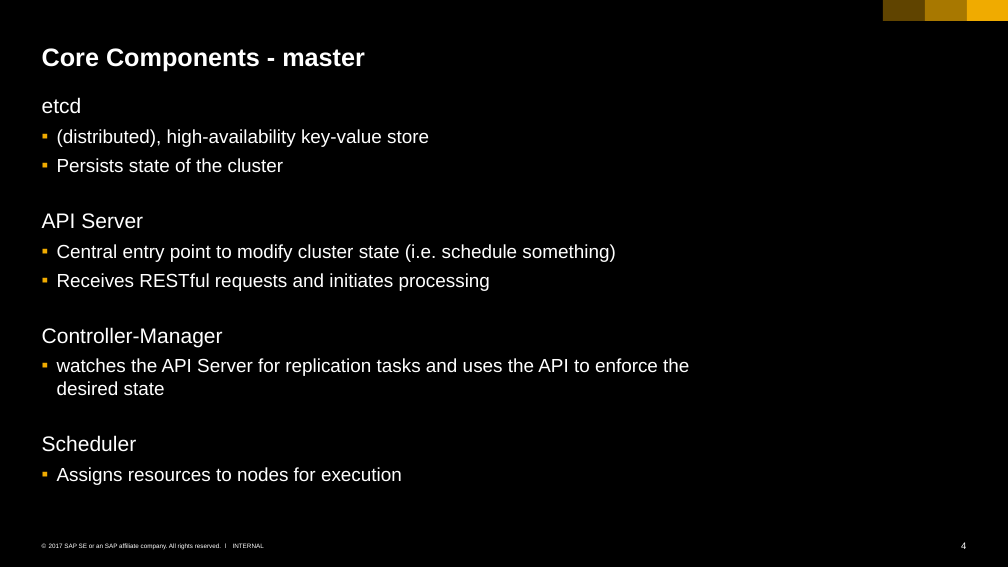
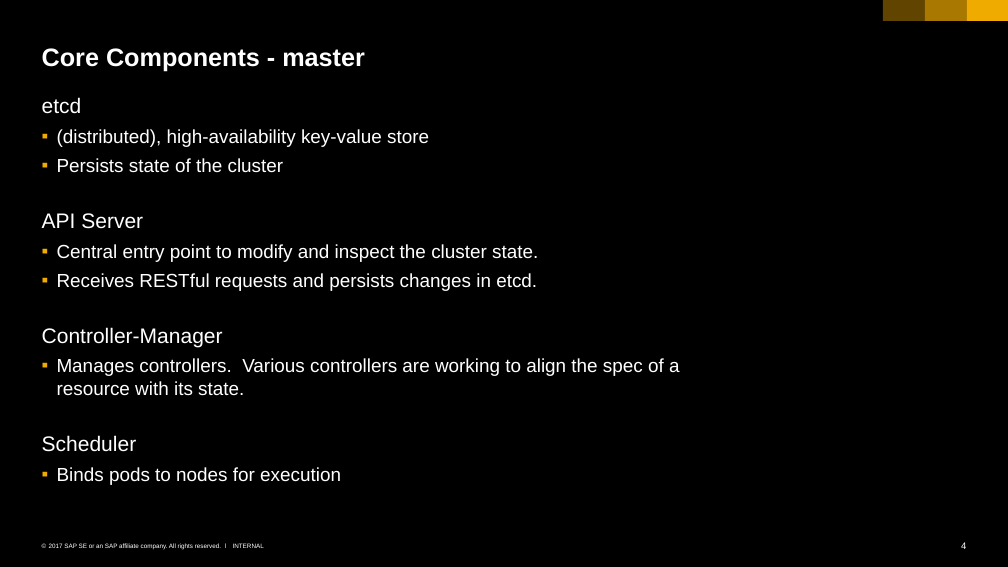
Before and after one commit to cuijiyao01/docker-k8s-training, a slide deck: slide 4 of kubernetes/01_k8s_core_components.pptx. Drawn at 1008x567 pixels with LibreOffice and Linux fonts; fonts in the diff are those of the drawing. Boxes give left, top, right and bottom in pixels: in the first picture for what was removed or moved away, otherwise in the second. Text is boxed around its words. In the diff, an @@ line names an element or a change of style, - is before the commit and + after.

Commit message:
various fixes
mostly related to: only api server talks to etcd.

```diff
--- a/kubernetes/01_k8s_core_components.pptx
+++ b/kubernetes/01_k8s_core_components.pptx
@@ text at <box>57,244,538,291</box>: text changed @@
-  ▪ Central entry point to modify cluster state (i.e. schedule something)
-  ▪ Receives RESTful requests and initiates processing
+  ▪ Central entry point to modify and inspect the cluster state.
+  ▪ Receives RESTful requests and persists changes in etcd.
@@ text at <box>57,358,680,396</box>: text changed @@
-  ▪ watches the API Server for replication tasks and uses the API to enforce the desired state
+  ▪ Manages controllers. Various controllers are working to align the spec of a resource with its state.
@@ text at <box>57,467,341,485</box>: text changed @@
-  ▪ Assigns resources to nodes for execution
+  ▪ Binds pods to nodes for execution
```
Also in this commit, not shown: 6 other slides changed.
